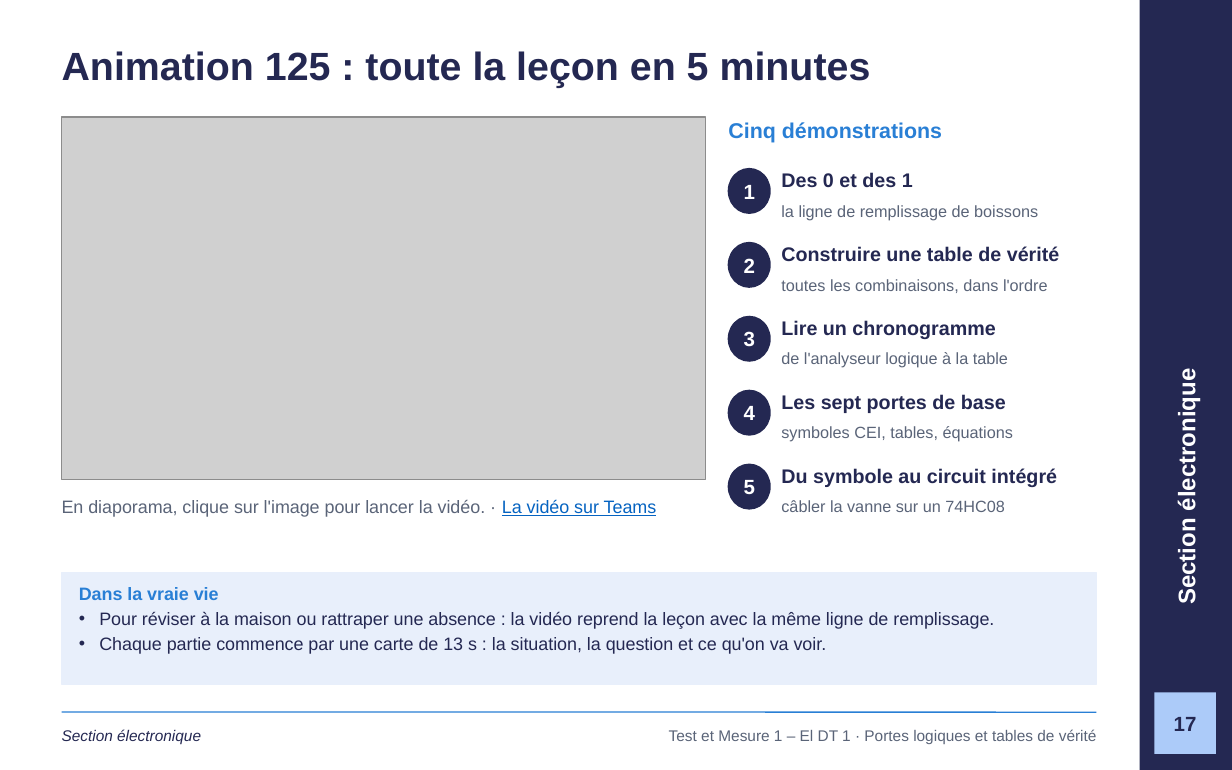
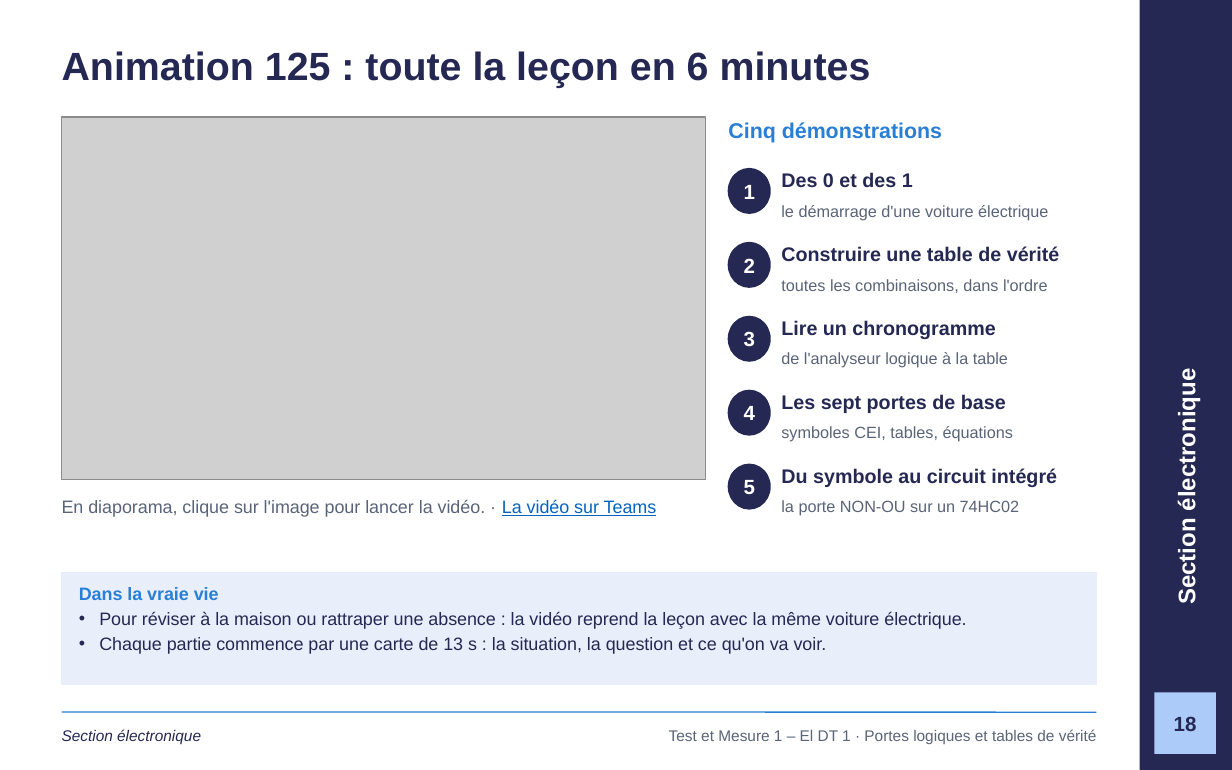
Before and after one commit to GlemoineETML/cours-etml, a slide deck: slide 18 of reference/tm1/semaine-1/120 Portes logiques et tables de vérité.pptx (slide 17 before the commit). Drawn at 1232x770 pixels with LibreOffice and Linux fonts; fonts in the diff are those of the drawing; grey boxes stand for pictures; background and template pictures are left out. Boxes give left, top, right and bottom in pixels: in the first picture for what was removed or moved away, otherwise in the second. Text is boxed around its words. In the diff, an @@ line names an element or a change of style, - is before the commit and + after.

```diff
--- a/reference/tm1/semaine-1/120 Portes logiques et tables de vérité.pptx
+++ b/reference/tm1/semaine-1/120 Portes logiques et tables de vérité.pptx
@@ text at (62, 51, 871, 88): text changed @@
-Animation 125 : toute la leçon en 5 minutes
+Animation 125 : toute la leçon en 6 minutes
@@ text at (781, 205, 1048, 220): text changed @@
-la ligne de remplissage de boissons
+le démarrage d'une voiture électrique
@@ text at (781, 500, 1020, 516): text changed @@
-câbler la vanne sur un 74HC08
+la porte NON‑OU sur un 74HC02
@@ text at (99, 611, 966, 629): text changed @@
-• Pour réviser à la maison ou rattraper une absence : la vidéo reprend la leçon avec la même ligne de remplissage.
+• Pour réviser à la maison ou rattraper une absence : la vidéo reprend la leçon avec la même voiture électrique.
@@ page number at (1174, 716, 1197, 731): text changed @@
-17
+18
```
Also in this commit, not shown: 16 other slides changed, 1 slide added, 24 other files.
